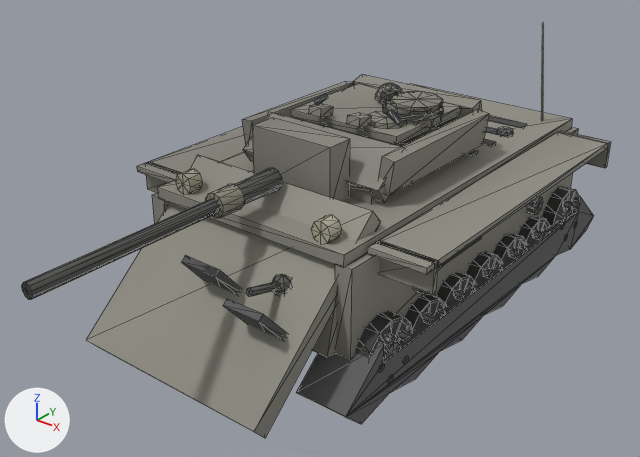
Before and after pictures for a commit that changed the glTF model client/assets/models/amx13.glb.
Before and after are seen from a camera (50 mm lens) standing at (5.12, -7.52, 5.08) and looking at (0.01, -1.14, 1.12). The lights are fixed; the arrows at lower left show +X, +Y and +Z. The picture after the commit comes second. Mesh edges are drawn as thin lines on the coarser meshes. Where no turn or scale is listed for an object, it has been applied to the vertices. Vertices at exactly the same position are counted once.

Objects in the first picture: 'barrel', 'glacis', 'hullSide', 'hullTop', 'lowerPlate', 'mantlet', 'tracks', 'turretFront', 'turretRear', 'turretRoof', 'turretSide', 'wheel12' and 7 more.
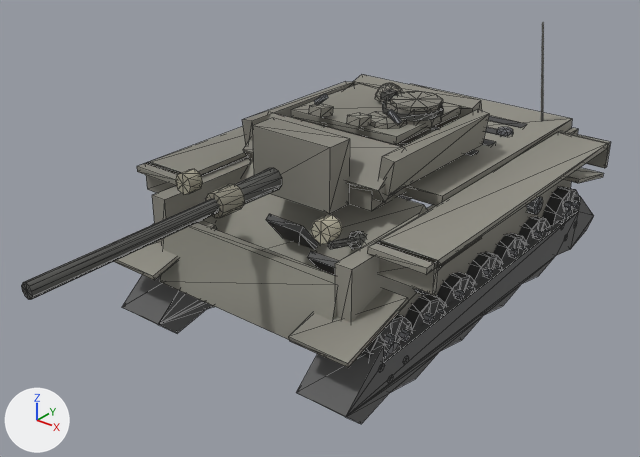
Where the change shows, as pixel boxes [x1, y1, x2, y2] in the pictures (640 x 457 px; the box of a moved part takes in the faces that stretch with it):
'glacis', reshaped
    before: [86, 155, 381, 438]
    after: [215, 161, 427, 275]
'tracks', reshaped
    before: [296, 195, 594, 424]
    after: [113, 168, 604, 424]
'hullTop', reshaped
    before: [157, 84, 572, 267]
    after: [325, 84, 572, 205]
part 1 of me_mesh_14, added
    after: [113, 168, 604, 368]
part 2 of me_mesh_16, moved or reshaped
    before: [272, 274, 291, 294]
    after: [349, 231, 366, 249]
part 3 of me_mesh_16, moved or reshaped
    before: [246, 281, 280, 297]
    after: [328, 237, 356, 249]
part 4 of me_mesh_16, moved or reshaped
    before: [182, 255, 240, 294]
    after: [266, 214, 318, 250]
part 5 of me_mesh_16, moved or reshaped
    before: [223, 299, 287, 340]
    after: [307, 251, 338, 275]
part 6 of me_mesh_16, moved or reshaped
    before: [86, 155, 381, 438]
    after: [215, 161, 427, 270]
'lowerPlate', unchanged, uncovered by the edit
    before: [313, 296, 337, 357]
    after: [160, 223, 337, 340]

Patch to the scene script:
```diff
--- a/client/assets/models/amx13.glb.py
+++ b/client/assets/models/amx13.glb.py
@@ me_mesh_14 @@
 # used by ob_tracks; location = (0.0, 0.0, 0.0)
-me_mesh_14.from_pydata(...)  # 144 vertices, 264 faces; spans x -1.46..1.46, y -2.6..2.6, z 0.1..1.05
+me_mesh_14.from_pydata(...)  # 176 vertices, 312 faces; spans x -1.5..1.5, y -2.64..2.6, z 0.1..1.14
+# me_mesh_14 part 1
+# 16 vertices are added at x -1.5..0.86, y -2.64..2.6, z 0.86..1.14
+# 16 new vertices lie (0.64, 0.0, 0.0) away from vertices in x -1.5..0.86, y -2.64..2.6, z 0.86..1.14
+# 48 new faces join them
 me_mesh_14.materials.append(mat_tracks_mat)
@@ me_mesh_16 @@
 # used by ob_glacis; location = (0.0, 0.0, 0.0)
 # before: 0 (1.08, -1.75, 1.84) at pixel (372, 211), 1 (1.08, -3.34, 0.44) at pixel (253, 431), 2 (1.08, -1.61, 1.69) at pixel (380, 221), 3 (1.08, -3.21, 0.29) at pixel (265, 438), 4 (-1.08, -1.61, 1.69)
 # before: 5 (-1.08, -3.21, 0.29) at pixel (98, 347), 6 (-1.08, -1.75, 1.84) at pixel (197, 154), 7 (-1.08, -3.34, 0.44) at pixel (85, 340)
-me_mesh_16.from_pydata(...)  # 80 vertices, 132 faces; spans x -1.08..1.08, y -3.34..-1.3, z 0.29..1.84
+me_mesh_16.from_pydata(...)  # 80 vertices, 132 faces; spans x -1.08..1.08, y -2.02..-0.18, z 0.47..1.7
+# me_mesh_16 part 2: the loose piece of 26 vertices spanning x 0.48..0.72, y -2.52..-2.28, z 1.08..1.32 is moved by (0.0, 1.12, 0.0)
+# me_mesh_16 part 3: the loose piece of 14 vertices spanning x 0.56..0.63, y -2.84..-2.38, z 1.19..1.38 is moved by (0.0, 1.12, 0.0)
+# me_mesh_16 part 4: the loose piece of 8 vertices spanning x -0.21..0.25, y -2.88..-2.28, z 0.78..1.44 is moved by (0.0, 1.12, 0.0)
+# me_mesh_16 part 5: the loose piece of 8 vertices spanning x 0.46..0.92, y -3.03..-2.43, z 0.65..1.31 is moved by (0.0, 1.12, 0.0)
+# me_mesh_16 part 6
+for i in [0, 2, 4, 6]: me_mesh_16.vertices[i].co += Vector((0.0, 0.84, -0.24))
+for i in [1, 3, 5, 7]: me_mesh_16.vertices[i].co += Vector((0.0, 1.32, 0.18))
+# other edits to the shape of me_mesh_16 do not show in these pictures
 me_mesh_16.materials.append(mat_glacis_mat)
@@ me_mesh_19 @@
 # used by ob_hulltop; location = (0.0, 0.0, 0.0)
 # before: 0 (1.15, -2.25, 1.64) at pixel (343, 255), 1 (1.15, -2.25, 1.52) at pixel (343, 267), 6 (-1.15, -2.25, 1.64) at pixel (157, 187), 7 (-1.15, -2.25, 1.52) at pixel (158, 198)
-me_mesh_19.from_pydata(...)  # 76 vertices, 124 faces; spans x -1.15..1.15, y -2.25..2.25, z 1.52..1.68
+me_mesh_19.from_pydata(...)  # 76 vertices, 124 faces; spans x -1.15..1.15, y -0.68..2.25, z 1.52..1.68
+# me_mesh_19 part 7
+for i in [0, 1, 6, 7]: me_mesh_19.vertices[i].co += Vector((0.0, 1.57, 0.0))
 me_mesh_19.materials.append(mat_hulltop_mat)
```
